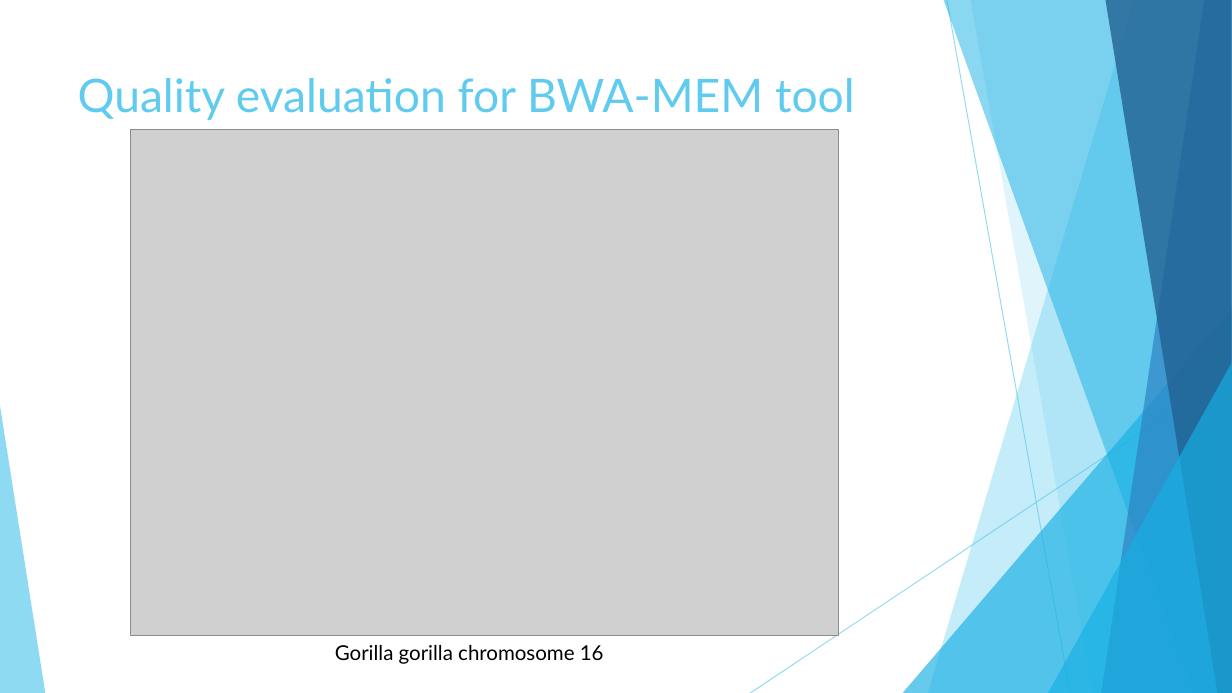
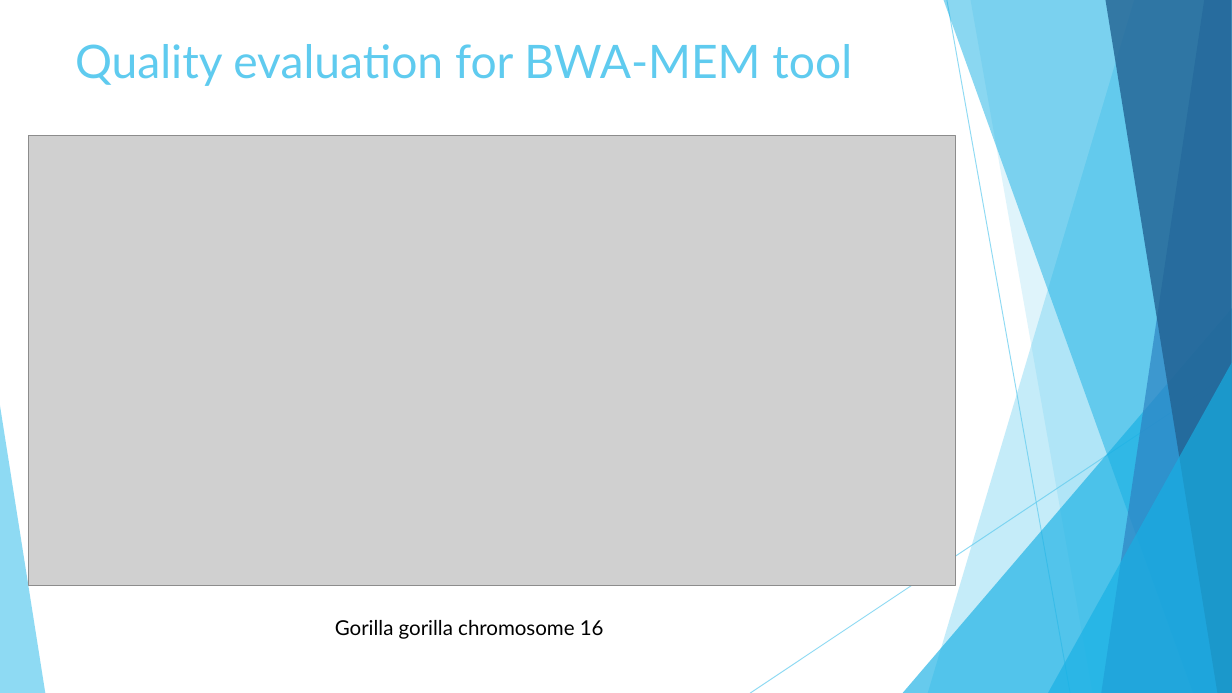
Before and after one commit to mmaricic/GI_Project, a slide deck: slide 15 of Illumina-paired-end-read-sequencing-simulator.pptx. Drawn at 1232x693 pixels with LibreOffice and Linux fonts; fonts in the diff are those of the drawing; grey boxes stand for pictures. Boxes give left, top, right and bottom in pixels: in the first picture for what was removed or moved away, otherwise in the second. Text is boxed around its words. In the diff, an @@ line names an element or a change of style, - is before the commit and + after.

```diff
--- a/Illumina-paired-end-read-sequencing-simulator.pptx
+++ b/Illumina-paired-end-read-sequencing-simulator.pptx
@@ title "Quality evaluation for BWA-MEM tool": place and size @@
-title "Quality evaluation for BWA-MEM tool" at (78, 78, 855, 120)
+title "Quality evaluation for BWA-MEM tool" at (75, 44, 852, 86)
@@ picture: place and size @@
-picture at (131, 129, 839, 636)
+picture at (29, 136, 956, 587)
@@ text "Gorilla gorilla chromosome 16": place and size @@
-text "Gorilla gorilla chromosome 16" at (335, 645, 604, 664)
+text "Gorilla gorilla chromosome 16" at (335, 620, 604, 639)
```
Also in this commit, not shown: 5 other slides changed, 4 other files.
